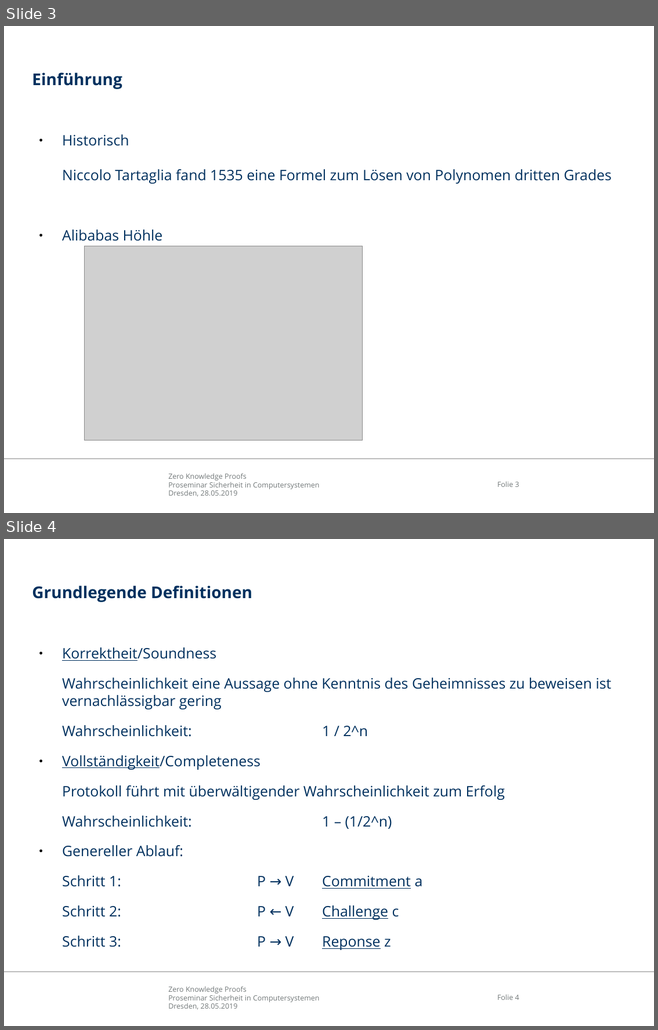
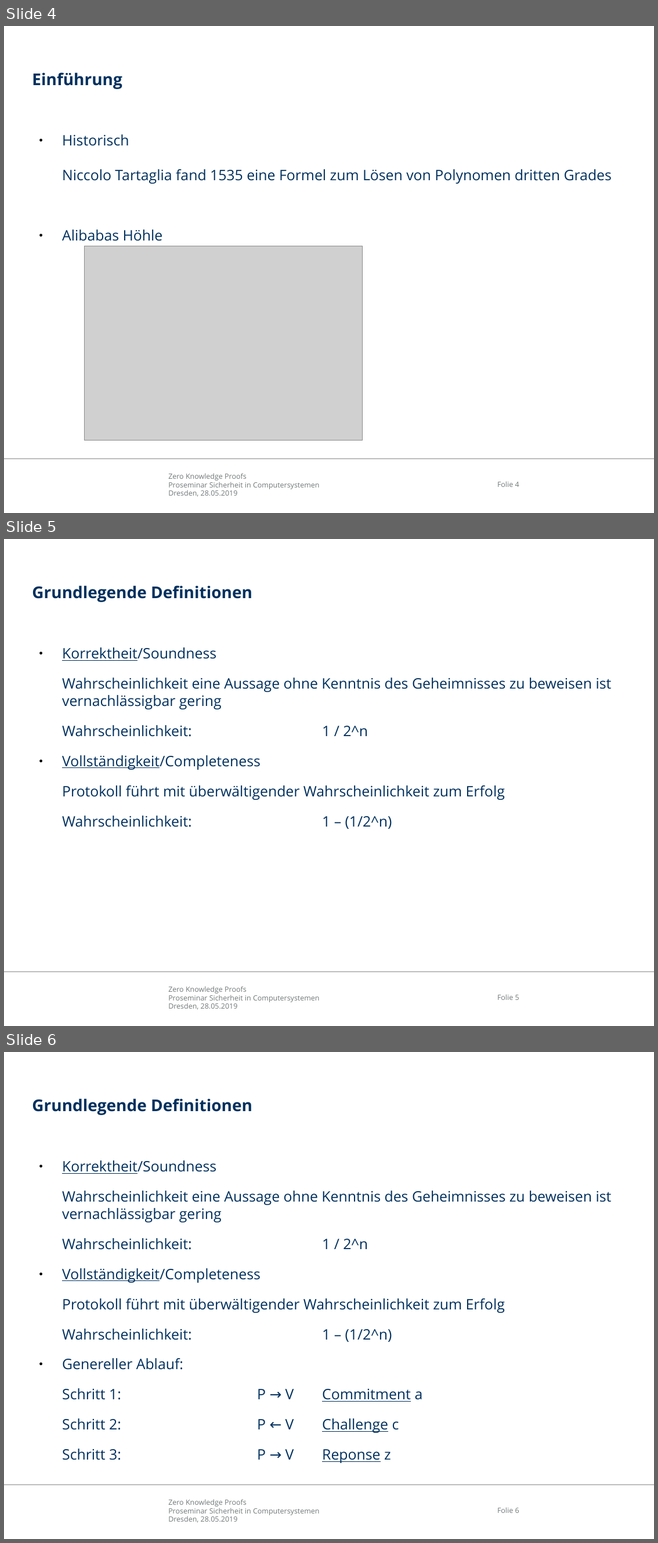
Before and after one commit to mostermann96/Presentations, a slide deck: ZKP.odp. Shown one above the other, each under a label of ours: slides 3 and 4 before the commit, slides 4, 5 and 6 after it. The pictures are 658x1030 and 658x1543 pixels, drawn with LibreOffice and Linux fonts; fonts in the diff are those of the drawing; grey boxes stand for pictures; background and template pictures are left out. Boxes give left, top, right and bottom in pixels: in the first picture for what was removed or moved away, otherwise in the second. Text is boxed around its words. In the diff, an @@ line names an element or a change of style, - is before the commit and + after.

```diff
--- a/ZKP.odp
+++ b/ZKP.odp
@@ slide 5 added at (4,539,654,1026), background #FFFFFF; not listed: 3 template elements that a slide beside it also shows @@
@@ title added at (32,585,252,602), 18 pt, text #00305E, bold @@
+Grundlegende Definitionen
@@ text added at (62,647,611,829), 16 pt, text #00305E @@
+● Korrektheit/Soundness
+Wahrscheinlichkeit eine Aussage ohne Kenntnis des Geheimnisses zu beweisen ist vernachlässigbar gering
+Wahrscheinlichkeit: 1 / 2^n
+● Vollständigkeit/Completeness
+Protokoll führt mit überwältigender Wahrscheinlichkeit zum Erfolg
+Wahrscheinlichkeit: 1 – (1/2^n)
@@ what was slide 3 is now slide 4 @@
@@ page number at (497,481,519,487): text changed @@
-Folie 3
+Folie 4
@@ what was slide 4 is now slide 6 @@
@@ page number at (497,1507,519,1513): text changed @@
-Folie 4
+Folie 6
```
Also in this commit, not shown: 2 other slides added, 1 other file.
